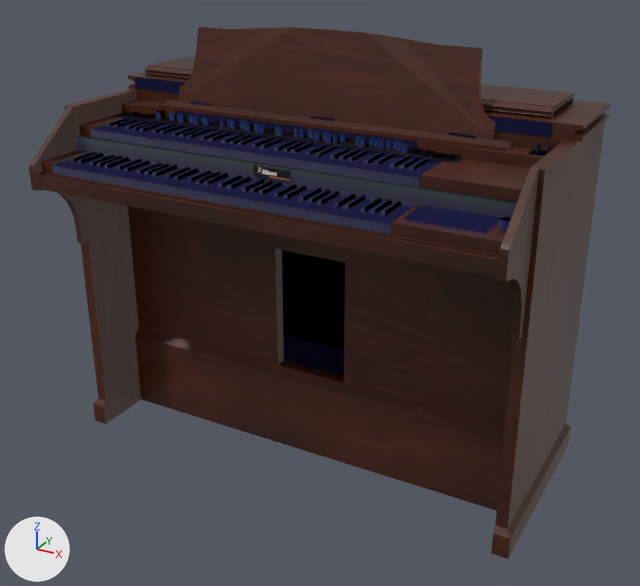
What one commit did to the glTF model ui/lighttoast2/modeles/orgue_hammond_b3.glb.
One viewpoint serves both versions: a camera (50 mm lens) standing at (45.3, -57.2, 61.0) and looking at (1.4, 22.8, 21.0). The lights are fixed; the arrows at lower left show +X, +Y and +Z. The picture after the commit comes second. Where no turn or scale is listed for an object, it has been applied to the vertices.
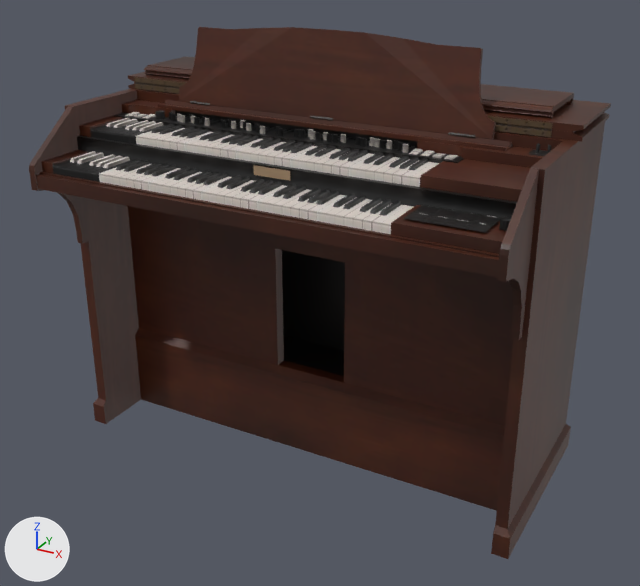
Boxes [x1, y1, x2, y2] around the edits, measured in the pictures (640 x 586 px):
```json
{"object": "Object_8", "change": "surface changed", "before": [50, 74, 555, 375], "after": [50, 74, 555, 375]}
{"object": "Object_6", "change": "surface changed", "before": [53, 77, 553, 375], "after": [53, 77, 553, 375]}
{"object": "Object_4", "change": "surface changed", "before": [253, 165, 290, 181], "after": [253, 165, 290, 181], "on screen": "grey to beige"}
```

The change, as JSON lines over the scene's bpy script:
```json
{"op": "set", "path": "img_image_1", "old": "load_image('Image_1', '_unpacked/Image_1', 256, 256, 'sRGB')", "new": "load_image('Image_1', '_unpacked/Image_1', 256, 256, 'Non-Color')"}
{"op": "set", "path": "img_image_2", "old": "load_image('Image_2', '_unpacked/Image_2', 256, 256, 'Non-Color')", "new": "load_image('Image_2', '_unpacked/Image_2', 256, 256, 'sRGB')"}
{"op": "remove", "block": "mat_material_011", "code": "mat_material_011.texture = img_image_0"}
{"op": "add", "block": "mat_material_011", "code": "mat_material_011.base_color = (0.361, 0.246, 0.147)  # beige #a2886b"}
{"block": "mat_material_010", "where": "n2 = _N.new('ShaderNodeTexImage'); n2.name = 'Image Texture'"}
{"op": "set", "path": "n2.image", "old": "img_image_1", "new": "img_image_0"}
{"block": "mat_material_010", "where": "n4 = _N.new('ShaderNodeTexImage'); n4.name = 'Image Texture.001'"}
{"op": "set", "path": "n4.image", "old": "img_image_2", "new": "img_image_1"}
{"op": "set", "path": "mat_material_009.texture", "old": "img_image_3", "new": "img_image_2"}
```
